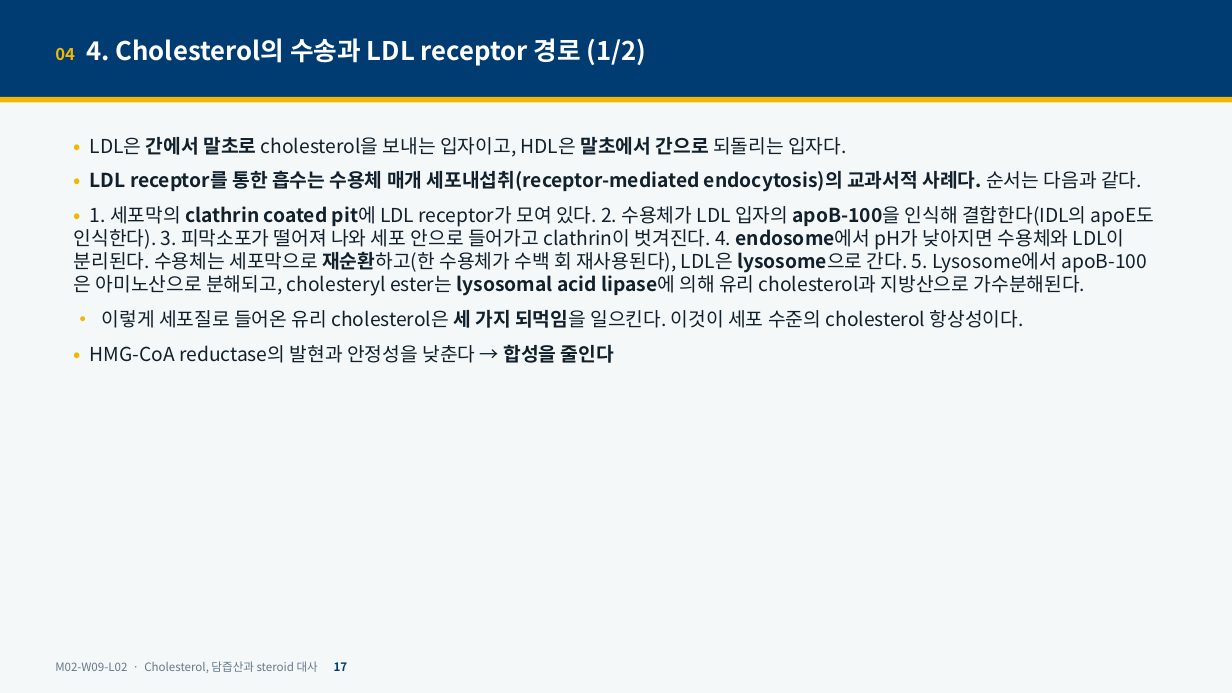
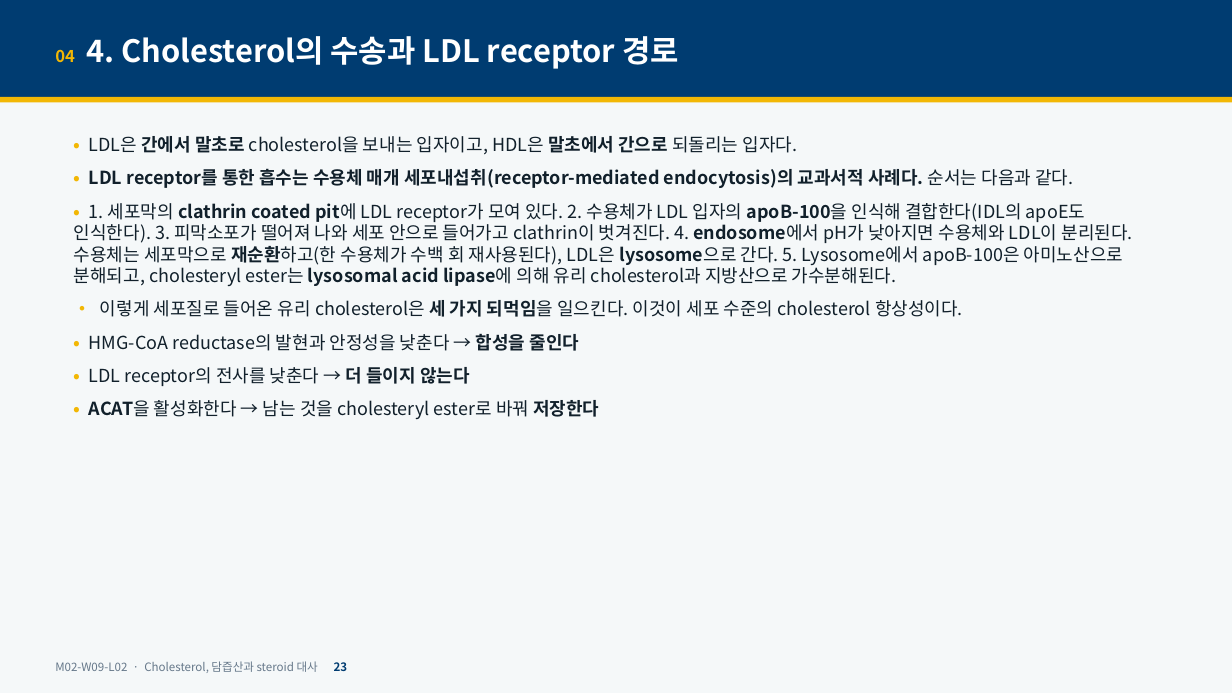
Before and after one commit to hoperiasd2/hoperiasd2.github.io, a slide deck: slide 23 of curriculum/M02/W09/L02/slides.pptx (slide 17 before the commit). Drawn at 1232x693 pixels with LibreOffice and Linux fonts; fonts in the diff are those of the drawing. Boxes give left, top, right and bottom in pixels: in the first picture for what was removed or moved away, otherwise in the second. Text is boxed around its words. In the diff, an @@ line names an element or a change of style, - is before the commit and + after.

```diff
--- a/curriculum/M02/W09/L02/slides.pptx
+++ b/curriculum/M02/W09/L02/slides.pptx
@@ text at bbox=[55, 36, 679, 69]: text changed; size 20 to 24 pt @@
-04 4. Cholesterol의 수송과 LDL receptor 경로 (1/2)
+04 4. Cholesterol의 수송과 LDL receptor 경로
@@ text at bbox=[74, 136, 1132, 351]: size 15 to 14 pt in "• LDL은 간에서 말초로 cholesterol을 보내는 입자이고, ...", "• LDL receptor를 통한 흡수는 수용체 매개 ...", "• 1. 세포막의 clathrin coated pit에 LDL ...", "• 이렇게 세포질로 들어온 유리 cholesterol은 세 ..." and 1 more places @@
@@ text at bbox=[89, 367, 599, 419]: paragraphs added @@
+• LDL receptor의 전사를 낮춘다 → 더 들이지 않는다
+• ACAT을 활성화한다 → 남는 것을 cholesteryl ester로 바꿔 저장한다
@@ text at bbox=[55, 661, 348, 673]: text changed @@
-M02-W09-L02 · Cholesterol, 담즙산과 steroid 대사 17
+M02-W09-L02 · Cholesterol, 담즙산과 steroid 대사 23
```
Also in this commit, not shown: 31 other slides changed, 13 slides added, 3 other files.
